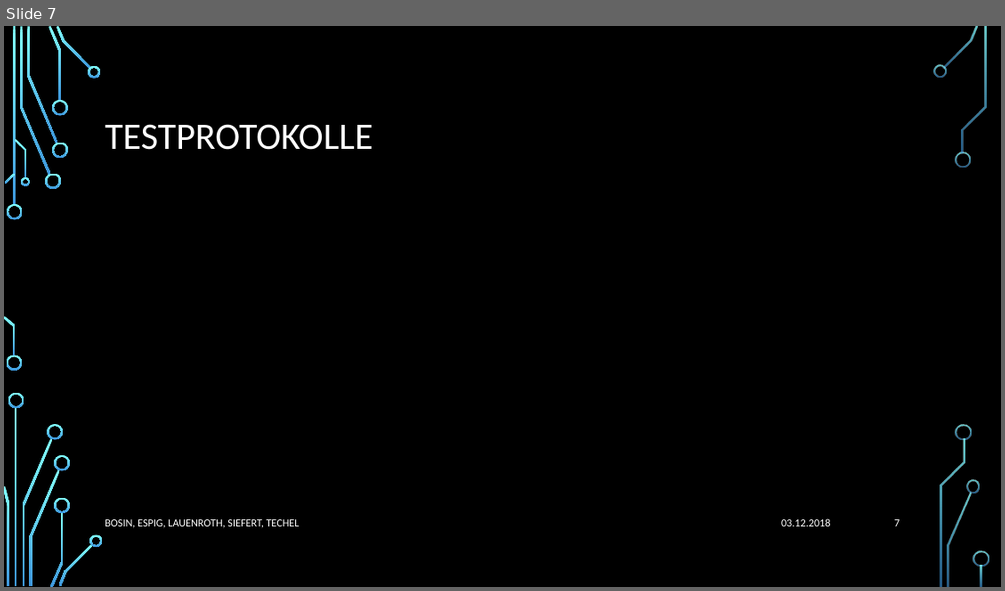
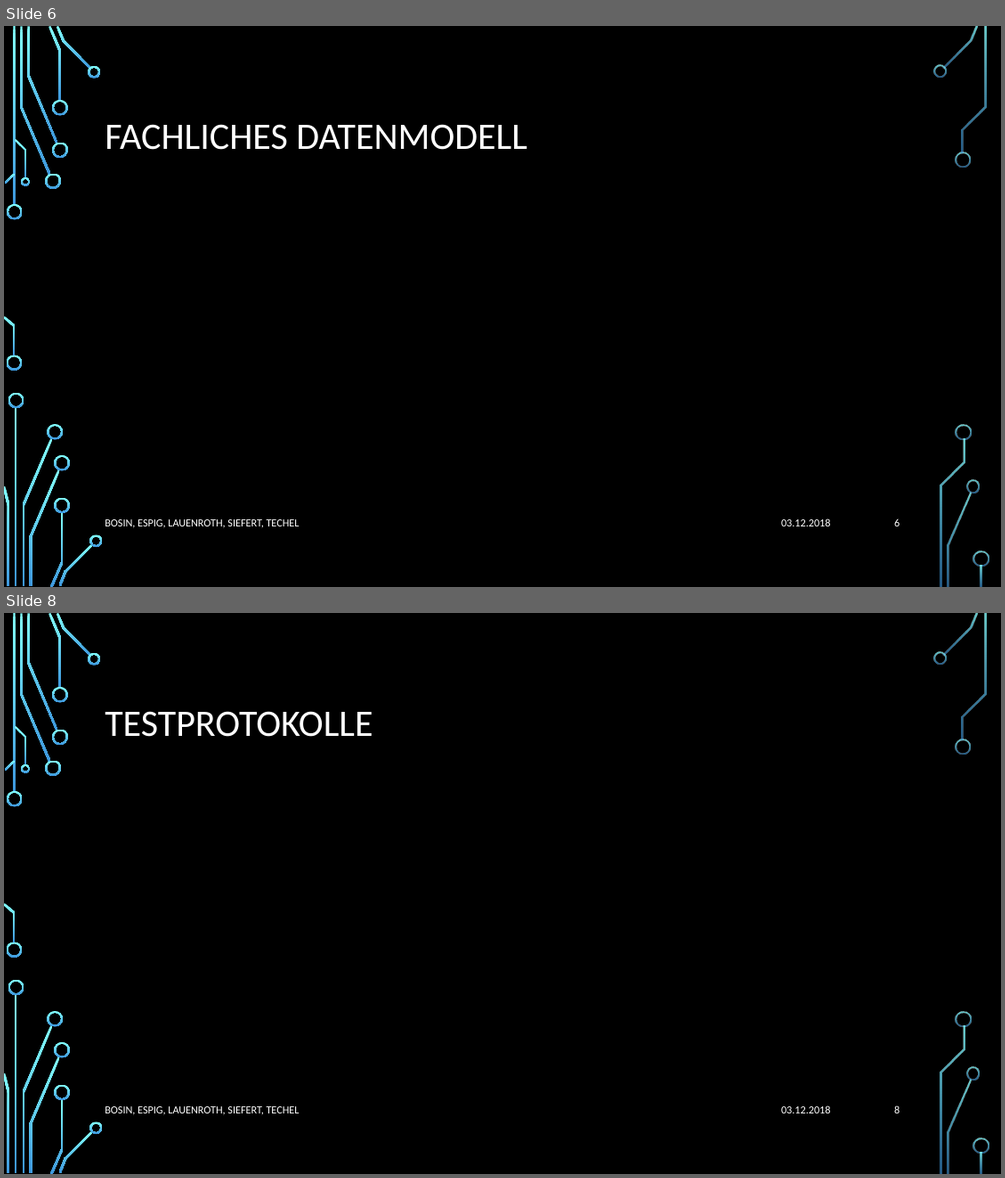
Before and after one commit to Jotec1705/SE-Project2018, a slide deck: Dokumente/02_Arbeitsbereich/01_Projekthandbuch/TouchDown Präsentation UniRisk.pptx. Shown one above the other, each under a label of ours: slide 7 before the commit, slides 6 and 8 after it; the slides between them are not shown. The pictures are 1005x591 and 1005x1178 pixels, drawn with LibreOffice and Linux fonts; fonts in the diff are those of the drawing; background and template pictures are left out. Boxes give left, top, right and bottom in pixels: in the first picture for what was removed or moved away, otherwise in the second. Text is boxed around its words. In the diff, an @@ line names an element or a change of style, - is before the commit and + after.

```diff
--- a/Dokumente/02_Arbeitsbereich/01_Projekthandbuch/TouchDown Präsentation UniRisk.pptx
+++ b/Dokumente/02_Arbeitsbereich/01_Projekthandbuch/TouchDown Präsentation UniRisk.pptx
@@ slide 6 added at (4, 26, 1001, 587), background picture (left out); not listed: 36 template elements that a slide beside it also shows @@
@@ title added at (105, 124, 527, 150), 36 pt, text #FFFFFF @@
+FACHLICHES DATENMODELL
@@ text added at (105, 519, 299, 528), 10.5 pt, text #FFFFFF @@
+BOSIN, ESPIG, LAUENROTH, SIEFERT, TECHEL
@@ text added at (781, 518, 830, 526), 10.5 pt, text #FFFFFF @@
+03.12.2018
@@ page number added at (894, 518, 899, 526), 10.5 pt, text #FFFFFF @@
+6
@@ what was slide 7 is now slide 8 @@
@@ page number at (894, 1105, 899, 1113): text changed @@
-7
+8
```
Also in this commit, not shown: 2 slides changed, 2 other slides added.
